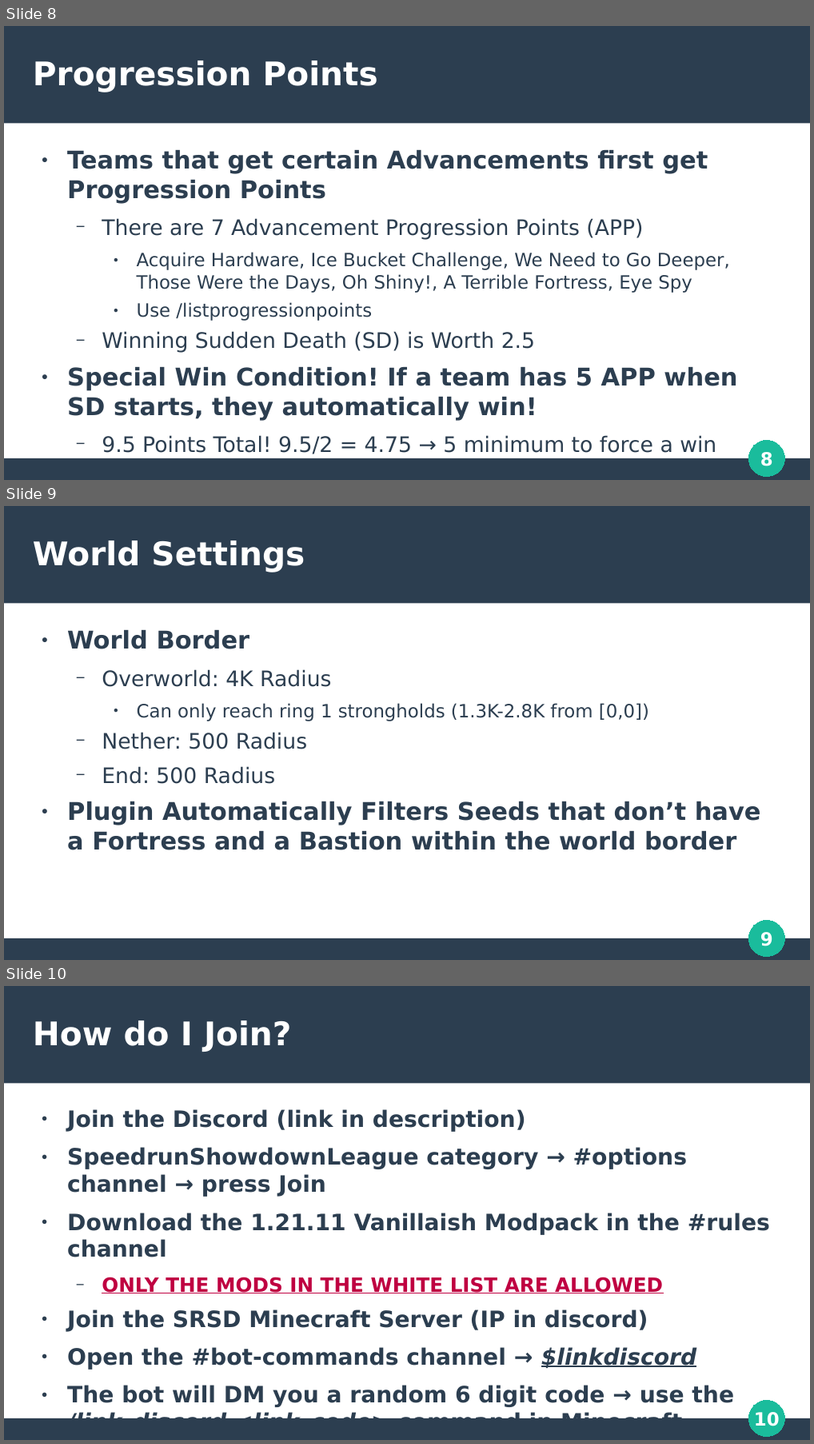
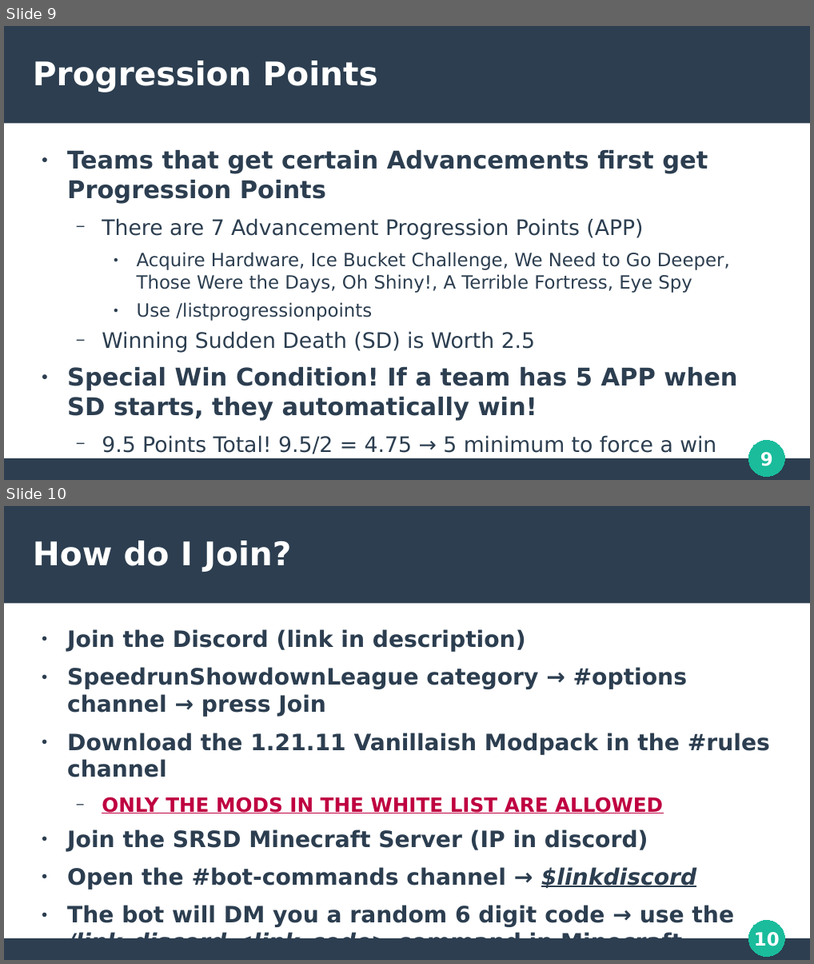
Before and after one commit to 1whohears/SpeedrunShowdownRanked, a slide deck: wiki/SpeedrunShowdownRankedInfoV1.odp. Shown one above the other, each under a label of ours: slides 8, 9 and 10 before the commit, slides 9 and 10 after it. The pictures are 814x1444 and 814x964 pixels, drawn with LibreOffice and Linux fonts; fonts in the diff are those of the drawing. Boxes give left, top, right and bottom in pixels: in the first picture for what was removed or moved away, otherwise in the second. Text is boxed around its words. In the diff, an @@ line names an element or a change of style, - is before the commit and + after.

```diff
--- a/wiki/SpeedrunShowdownRankedInfoV1.odp
+++ b/wiki/SpeedrunShowdownRankedInfoV1.odp
@@ slide 9 removed at box(4, 506, 810, 960), background #FFFFFF; not listed: 3 template elements that a slide beside it also shows @@
@@ title removed at box(33, 540, 305, 572) @@
-World Settings
@@ text removed at box(67, 630, 762, 850) @@
-● World Border
-  − Overworld: 4K Radius
-    ● Can only reach ring 1 strongholds (1.3K-2.8K from [0,0])
-  − Nether: 500 Radius
-  − End: 500 Radius
-● Plugin Automatically Filters Seeds that don’t have a Fortress and a Bastion within the world border
@@ page number removed at box(761, 932, 774, 946) @@
-9
@@ what was slide 8 is now slide 9 @@
@@ page number at box(761, 452, 774, 466): text changed @@
-8
+9
```
Also in this commit, not shown: 1 slide added.
